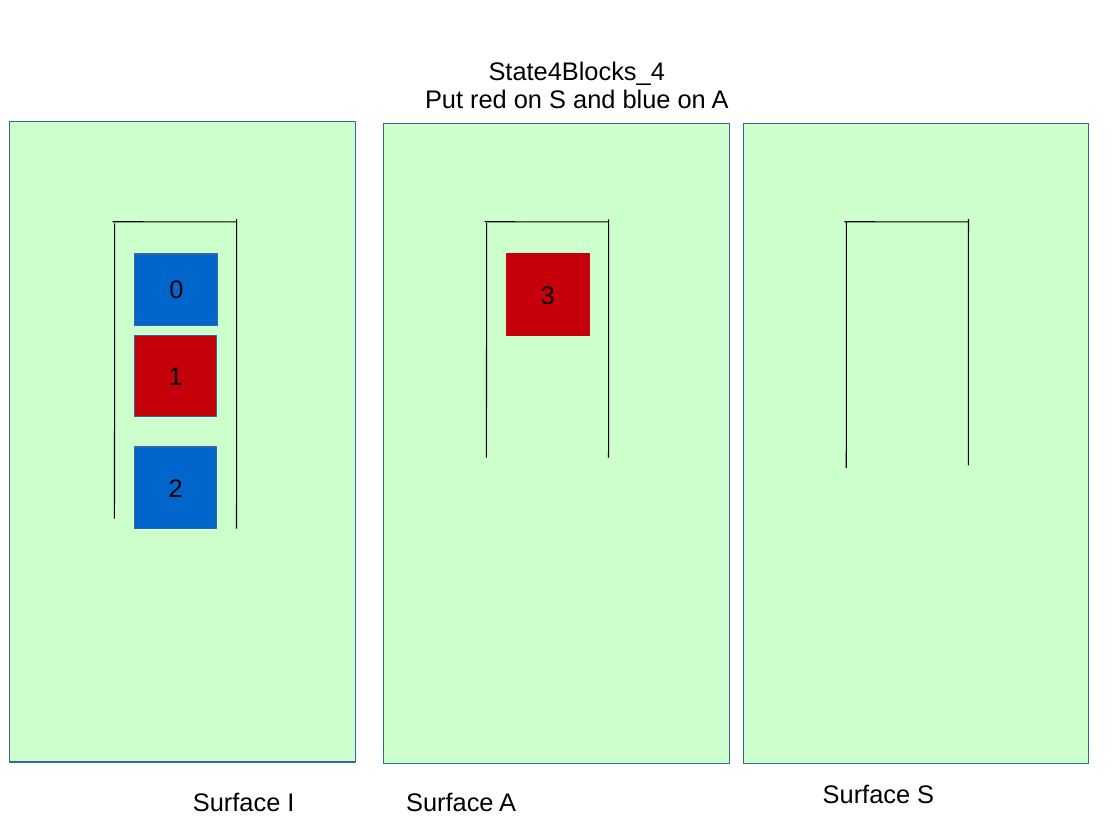
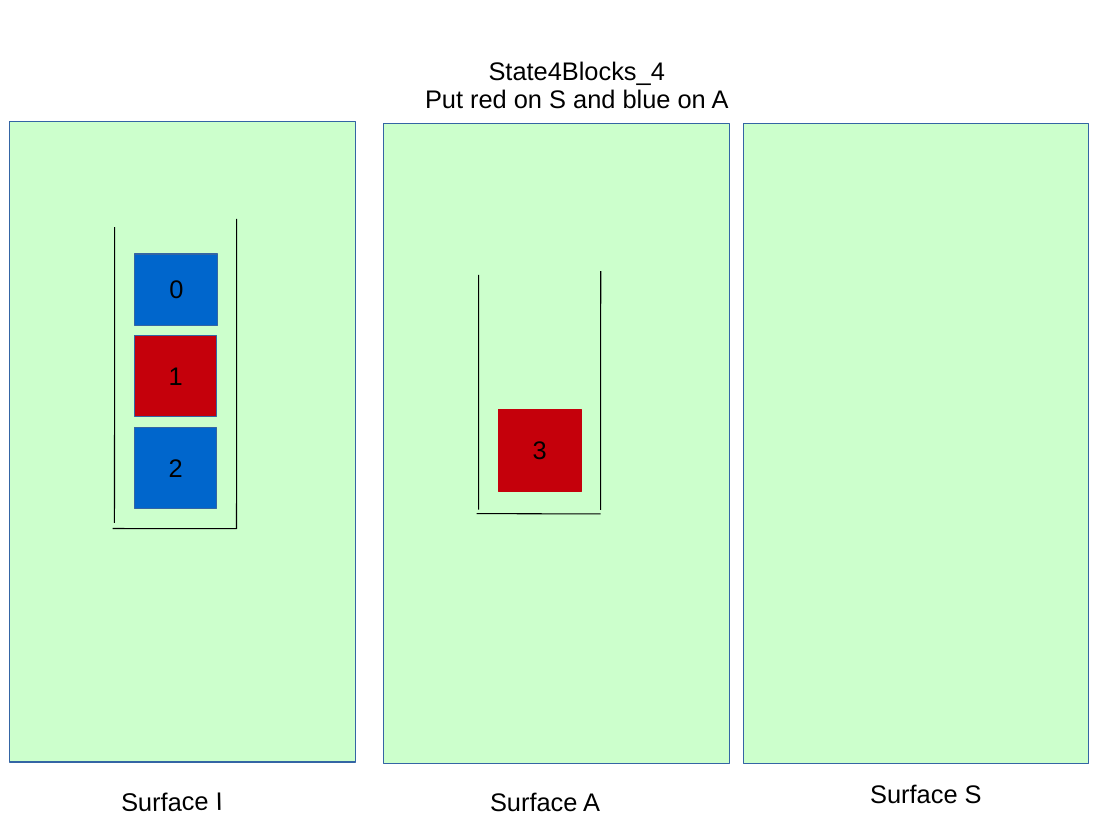
Before and after one commit to bhomberg/6834-task-motion-planner, a slide deck: slide 8 of states/statesDrawings.ppt. Drawn at 1120x840 pixels with LibreOffice and Linux fonts; fonts in the diff are those of the drawing. Boxes give left, top, right and bottom in pixels: in the first picture for what was removed or moved away, otherwise in the second. Text is boxed around its words. In the diff, an @@ line names an element or a change of style, - is before the commit and + after.

```diff
--- a/states/statesDrawings.ppt
+++ b/states/statesDrawings.ppt
@@ line moved from (115, 518) - (115, 224) to (115, 523) - (115, 228) @@
@@ line removed from (845, 222) to (969, 222) @@
@@ line removed from (847, 468) to (847, 222) @@
@@ line removed from (969, 465) to (969, 220) @@
@@ line moved from (487, 457) - (487, 224) to (479, 510) - (479, 275) @@
@@ line moved from (609, 457) - (609, 220) to (601, 510) - (601, 271) @@
@@ rectangle "3": place and size @@
-rectangle "3" at bbox=[506, 254, 589, 335]
+rectangle "3" at bbox=[498, 410, 581, 491]
@@ rectangle "2": place and size @@
-rectangle "2" at bbox=[135, 447, 216, 528]
+rectangle "2" at bbox=[135, 427, 216, 508]
@@ line moved from (485, 222) - (609, 222) to (113, 528) - (237, 528) @@
@@ line moved from (113, 222) - (237, 222) to (477, 514) - (601, 514) @@
@@ text "Surface S": place and size @@
-text "Surface S" at bbox=[823, 784, 934, 804]
+text "Surface S" at bbox=[870, 784, 982, 804]
@@ text "Surface S" at bbox=[870, 784, 982, 804]: alignment left to centre @@
@@ text "Surface I": place and size @@
-text "Surface I" at bbox=[193, 792, 294, 812]
+text "Surface I" at bbox=[121, 792, 223, 811]
@@ text "Surface I" at bbox=[121, 792, 223, 811]: rotation 0 to 359 degrees @@
@@ text "Surface A": place and size @@
-text "Surface A" at bbox=[406, 792, 516, 812]
+text "Surface A" at bbox=[490, 792, 600, 812]
```
Also in this commit, not shown: 7 other slides changed, 6 other files.
